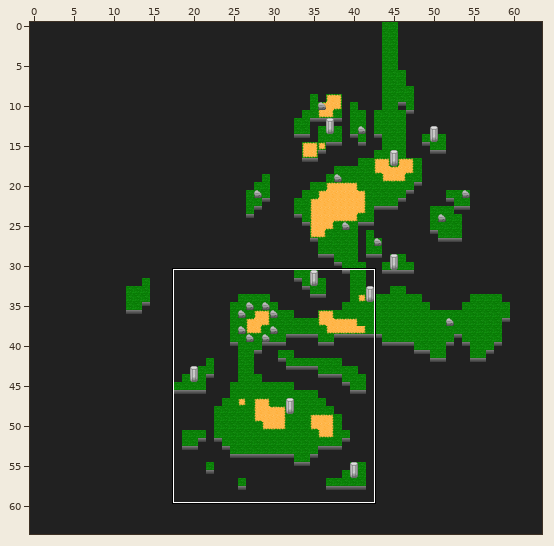
One commit to this Tiled map: Bin/Data/Maps/Awakening.tmx. Above, an overview of the earlier version with the close-up marked.
Close-up. Before the commit:
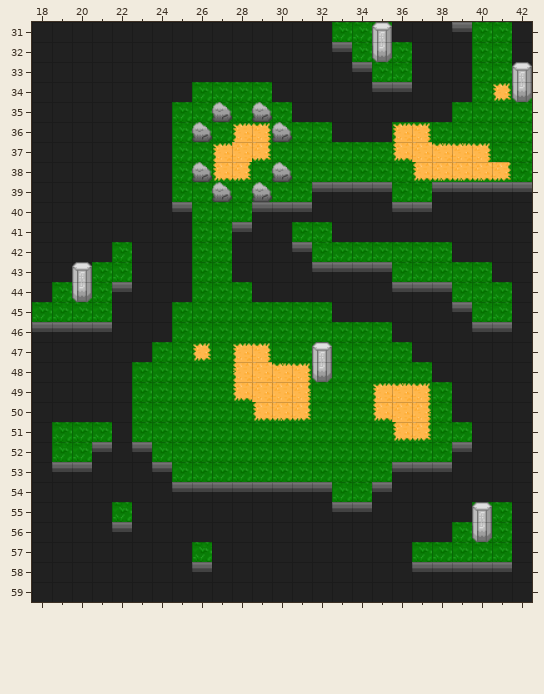
Cells are 64x64 px. Shown: x 18..42, y 31..59. The commit also changed other parts of the map, which this record leaves out.
Once edited:
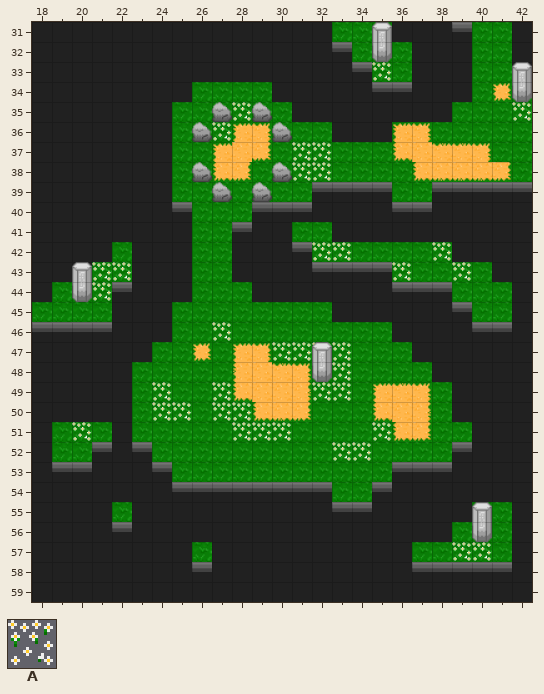
Key: from "Tiles": A 29 "whiteFlowers".
_ is an empty cell.
The exact change:
Layer "Ground2":
The author put tile A in row 33 at x 35; in row 35 at x 28 and 42; in row 36 at x 27; in rows 37 to 38 at x 31 to 32; in row 42 at x 32 to 33 and 38; in row 43 at x 21 to 22, 36 and 39.
The author put tile A in row 44 at x 21; in row 46 at x 27; in row 47 at x 30 to 33; in row 48 at x 33; in row 49 at x 24, 27 and 32 to 33; in row 50 at x 24 to 25 and 27 to 28.
The author put tile A in row 51 at x 20, 28 to 30 and 35; in row 52 at x 33 to 34; in row 57 at x 39 to 40.
